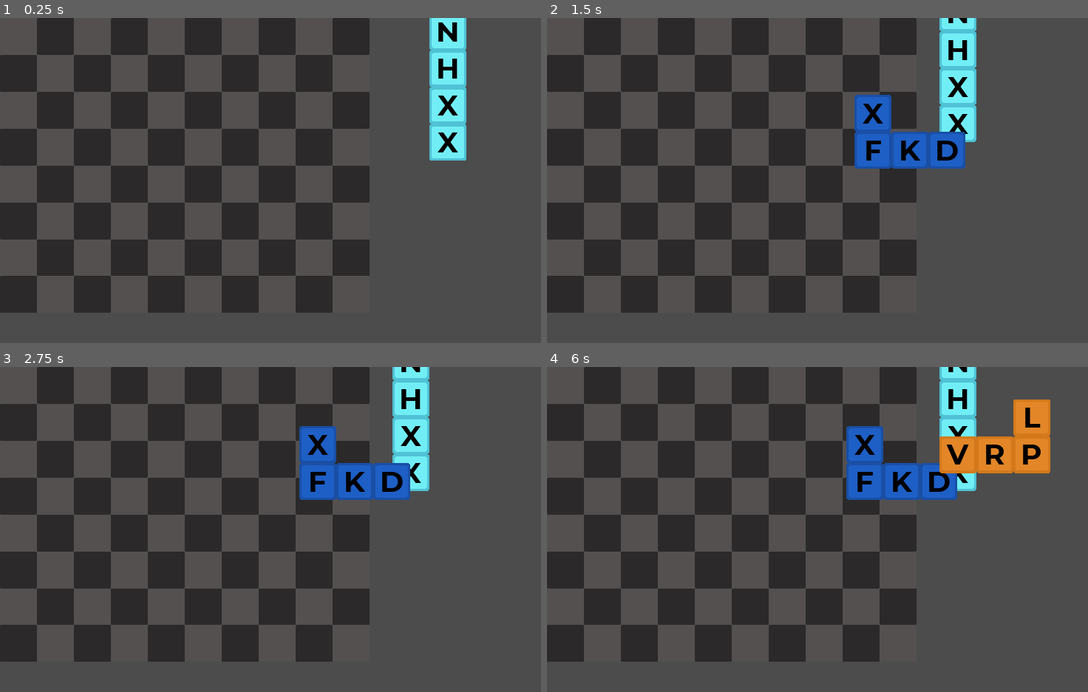
Above: before the commit, frames 1-4 (two rows, left to right).
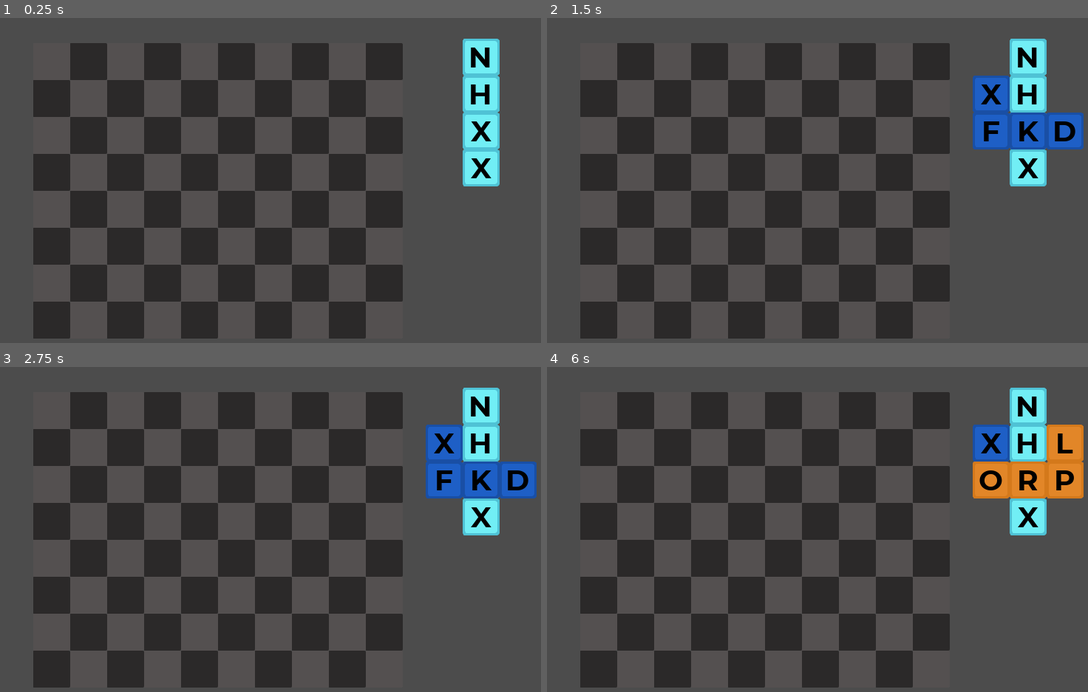
Above: after the commit, the same moments.

Repository: ababen1/Wordimo
Game: Godot game, scene res://src/Game.tscn
The game is run twice, just before and just after one commit, with the same random seed, the same clock (stepped at 60 frames per second) and the same inputs.
Inputs (mouse positions are in pixels of both pictures, inside the frame that each line leads up to):
- Up to frame 1 (0.25 s): no input
- Up to frame 2 (1.5 s): tap Enter at 0.5 s; drag from (996, 31) to (904, 115) at 0.52 s; tap Space at 1.25 s; drag from (958, 70) to (812, 258) at 1.27 s
- Up to frame 3 (2.75 s): tap Enter at 2 s; move the mouse to (357, 464) at 2.02 s; press the mouse at (357, 464) at 2.03 s
- Up to frame 4 (6 s): release the mouse at (904, 464) at 2.75 s; tap Space at 2.75, 4.25 s; drag from (812, 607) to (666, 487) at 2.77 s; tap Enter at 3.5 s; move the mouse to (1017, 591) at 3.52 s; press the mouse at (1017, 591) at 3.53 s; release the mouse at (1017, 591) at 4.25 s; drag from (666, 487) to (866, 445) at 4.27 s; move the mouse to (871, 539) at 5.02 s; press the mouse at (871, 539) at 5.03 s; release the mouse at (871, 539) at 5.75 s; drag from (752, 454) to (725, 558) at 5.77 s

The runs differ from the first frame. In frame 1, 36% of the frame differs, in the area x 0-93%, y 0-99%; in frame 2, 40%, in the area x 0-100%, y 0-99%; in frame 3, 39%; in frame 4, 40%.

Commit message:
added camera

Diff:
--- a/src/Blocks/Block.gd
+++ b/src/Blocks/Block.gd
@@ -12,12 +12,13 @@
 
 onready var type = name.validate_node_name().rstrip("0123456789")
 
+export var chance_for_vowel: = 0.75
+
 var is_inside_grid: = false setget set_is_inside_grid
 var locked: = false setget set_locked
 var letters = []
 
 func _ready() -> void:
-	print(type)
 	setup()
 # warning-ignore:return_value_discarded
 	$Area2D.connect("input_event", self, "_on_area2D_input_event")
@@ -31,8 +32,7 @@
 
 func set_locked(val: bool):
 	locked = val
-	for letter in letters:
-		letter.locked = val
+	$Area2D.input_pickable = not locked
 
 func set_is_inside_grid(val: bool):
 	if val != is_inside_grid:
@@ -49,7 +49,10 @@
 			var letter = LETTER.instance()
 			child.add_child(letter)
 			letter.rect_position = -letter.rect_size/2
-			letter.set_random_letter()
+			if randf() >= chance_for_vowel:
+				letter.set_random_vowel()
+			else:
+				letter.set_random_letter()
 			letters.append(letter)
 			letter.color = CONSTS.SHAPES[type]
 	$Sprite.hide()
--- a/src/Board.gd
+++ b/src/Board.gd
@@ -12,7 +12,6 @@
 
 func _ready() -> void:
 	add_block(BlocksFactory.instance_block("RAND"))
-
 
 func _process(_delta: float) -> void:
 	if dragged_block:
@@ -34,7 +33,7 @@
 		dragged_block = block
 #		Input.set_mouse_mode(Input.MOUSE_MODE_HIDDEN)
 	elif dragged_block == block:
-		drop_block(dragged_block)
+		drop_block()
 
 func set_add_block_delay(val: float):
 	if not is_inside_tree():
@@ -42,14 +41,16 @@
 	add_block_delay = val
 	blocks_timer.wait_time = val
 
-func drop_block(block: Block) -> void:
-	assert(block == dragged_block)
+func drop_block(block: Block = dragged_block) -> void:
 	dragged_block = null
 	Input.set_mouse_mode(Input.MOUSE_MODE_VISIBLE)
 	tilemap.drop_block(block)
-#	get_viewport().warp_mouse(block.global_position)
 
 func _on_BlocksTimer_timeout() -> void:
 	if add_block_delay != 0:
 		add_block(BlocksFactory.instance_block("RAND"))
 		blocks_timer.start()
+
+func _on_GameGrid_board_changed() -> void:
+	tilemap._print_board()
+	print(tilemap.get_column_content(0))
--- a/src/Game.tscn
+++ b/src/Game.tscn
@@ -74,5 +74,13 @@
 script = ExtResource( 4 )
 size = Vector2( 10, 8 )
 highlight_color = Color( 0.678431, 1, 0.180392, 0.352941 )
+camera_offset = Vector2( 135, 0 )
+
+[node name="Camera2D" type="Camera2D" parent="GameGrid"]
+position = Vector2( 160, 160 )
+current = true
+
+[node name="CanvasLayer" type="CanvasLayer" parent="."]
 
 [connection signal="timeout" from="BlocksTimer" to="." method="_on_BlocksTimer_timeout"]
+[connection signal="board_changed" from="GameGrid" to="." method="_on_GameGrid_board_changed"]
--- a/src/GameGrid.gd
+++ b/src/GameGrid.gd
@@ -2,9 +2,12 @@
 
 export var size: = Vector2(5,5) setget set_size
 export var highlight_color: = Color.greenyellow
+export var camera_offset: = Vector2()
+
+signal board_changed
 
 var cells_to_highlight: = PoolVector2Array()
-var tiles_date: Dictionary = {}
+var tiles_data: Dictionary = {}
 
 func _ready() -> void:
 	pass
@@ -33,6 +36,7 @@
 		for x in size.x:
 			var tile_idx = 0 if (x+y) % 2 ==0 else 1
 			set_cell(x,y, tile_idx)
+	$Camera2D.global_position = map_to_world(size / 2) + camera_offset
 
 func is_inside_grid(block: Block) -> bool:
 	for letter in block.letters:
@@ -46,8 +50,38 @@
 		block.locked = true
 		for letter in block.letters:
 			_add_letter_to_grid(letter)
+		emit_signal("board_changed")
+
+func get_letter_at(cord: Vector2) -> String:
+	var letter = tiles_data.get(cord)
+	return letter.letter if letter else ""
 
 func _add_letter_to_grid(letter: Letter) -> void:
 	var shape: CollisionShape2D = letter.get_parent()
 	var target_cell = world_to_map(shape.global_position)
+	tiles_data[target_cell] = letter
 	shape.global_position = to_global(map_to_world(target_cell)) + cell_size / 2
+
+func _print_board() -> void:
+	var string = ""
+	for y in size.y:
+		for x in size.x:
+			var value = tiles_data.get(Vector2(x,y))
+			if value:
+				string += (value.letter) + "\t"
+			else:
+				string += ("□") + "\t"
+		string += "\n"
+	print(string)
+
+func get_row_content(idx: int) -> String:
+	var content = ""
+	for x in size.x:
+		content += get_letter_at(Vector2(x,idx))
+	return content
+
+func get_column_content(idx: int) -> String:
+	var content = ""
+	for y in size.y:
+		content += get_letter_at(Vector2(idx,y))
+	return content
--- a/src/Letter.gd
+++ b/src/Letter.gd
@@ -36,6 +36,11 @@
 		0,
 		CONSTS.VALID_LETTERS.length() - 1)])
 
+func set_random_vowel() -> void:
+	set_letter(CONSTS.VOWELS[rand_range(
+		0,
+		CONSTS.VOWELS.size() - 1)])
+
 func set_color(val: int) -> void:
 	color = val
 	if not is_inside_tree() and not Engine.editor_hint:
